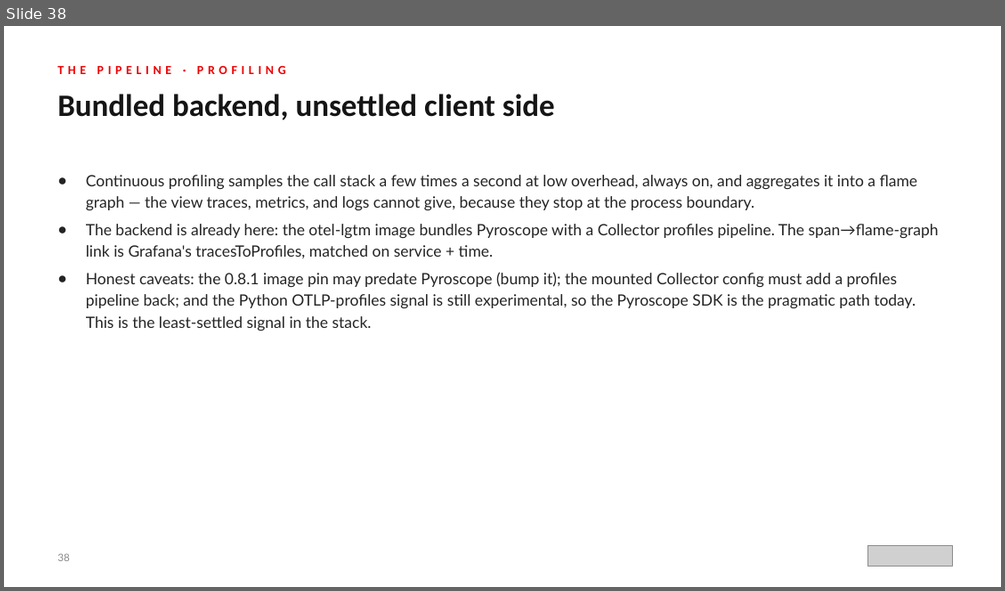
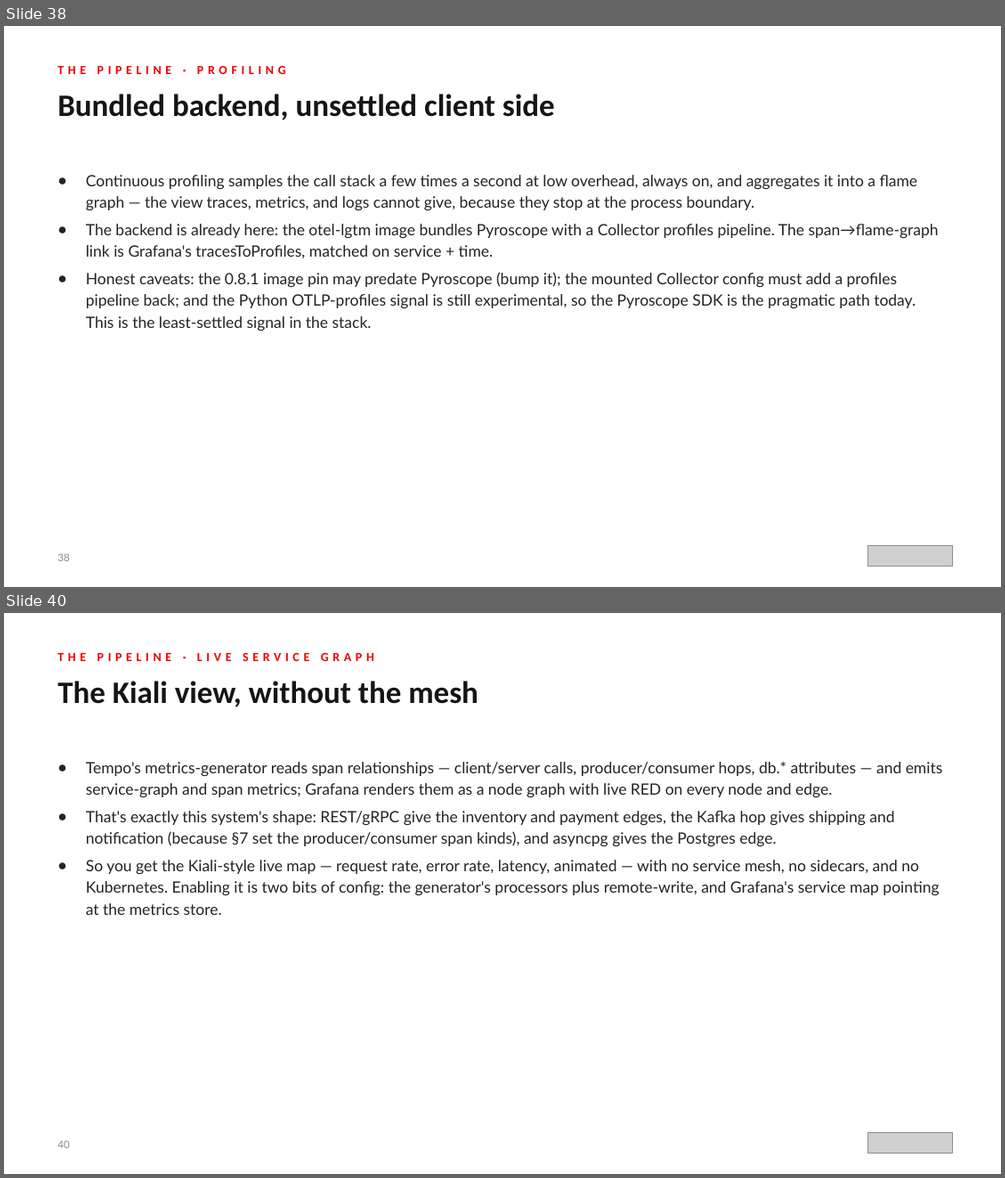
Before and after one commit to patterncatalyst/observability-python-otel-lgtm, a slide deck: presentations/otel-lgtm-python.pptx. Shown one above the other, each under a label of ours: slide 38 before the commit, slides 38 and 40 after it; the slides between them are not shown. The pictures are 1005x591 and 1005x1178 pixels, drawn with LibreOffice and Linux fonts; fonts in the diff are those of the drawing; grey boxes stand for pictures. Boxes give left, top, right and bottom in pixels: in the first picture for what was removed or moved away, otherwise in the second. Text is boxed around its words. In the diff, an @@ line names an element or a change of style, - is before the commit and + after.

Commit message:
r1.15: deck — add live service graph slides (fig-13) to the pipeline section; close the lockstep

```diff
--- a/presentations/otel-lgtm-python.pptx
+++ b/presentations/otel-lgtm-python.pptx
@@ slide 40 added at [4, 613, 1001, 1174], background #FFFFFF @@
@@ text added at [57, 652, 374, 661], 12 pt, text #EE0000, bold @@
+THE PIPELINE · LIVE SERVICE GRAPH
@@ text added at [57, 681, 478, 707], 30 pt, text #151515, bold @@
+The Kiali view, without the mesh
@@ text added at [86, 762, 943, 915], 15 pt, text #242424 @@
+● Tempo's metrics-generator reads span relationships — client/server calls, producer/consumer hops, db.* attributes — and emits service-graph and span metrics; Grafana renders them as a node graph with live RED on every node and edge.
+● That's exactly this system's shape: REST/gRPC give the inventory and payment edges, the Kafka hop gives shipping and notification (because §7 set the producer/consumer span kinds), and asyncpg gives the Postgres edge.
+● So you get the Kiali-style live map — request rate, error rate, latency, animated — with no service mesh, no sidecars, and no Kubernetes. Enabling it is two bits of config: the generator's processors plus remote-write, and Grafana's service map pointing at the metrics store.
@@ text added at [57, 1140, 69, 1148], 10 pt, text #8A8A8A @@
+40
@@ picture added at [867, 1133, 952, 1153] @@
```
Also in this commit, not shown: 1 slide changed, 1 other slide added, 1 other file.
